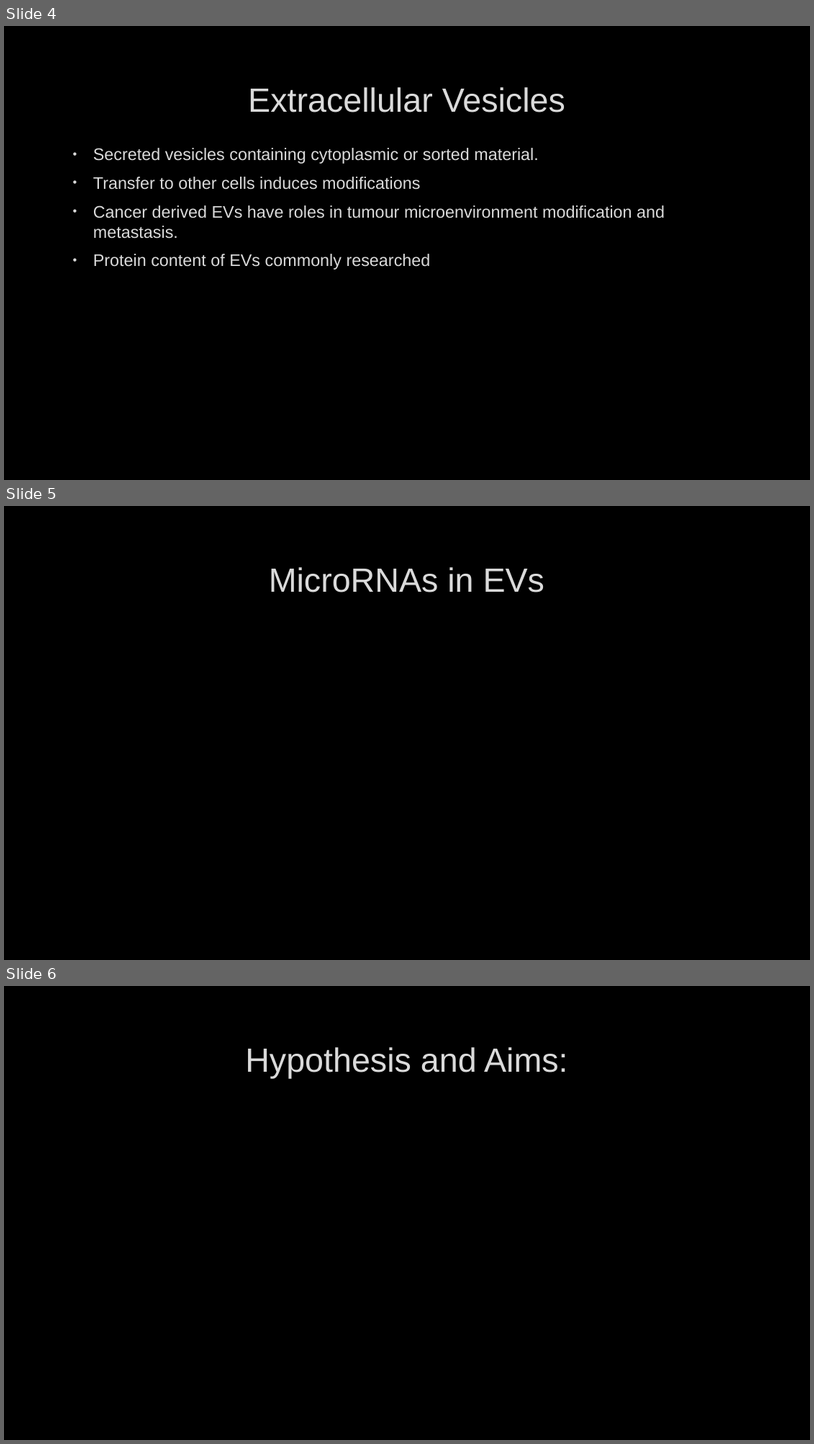
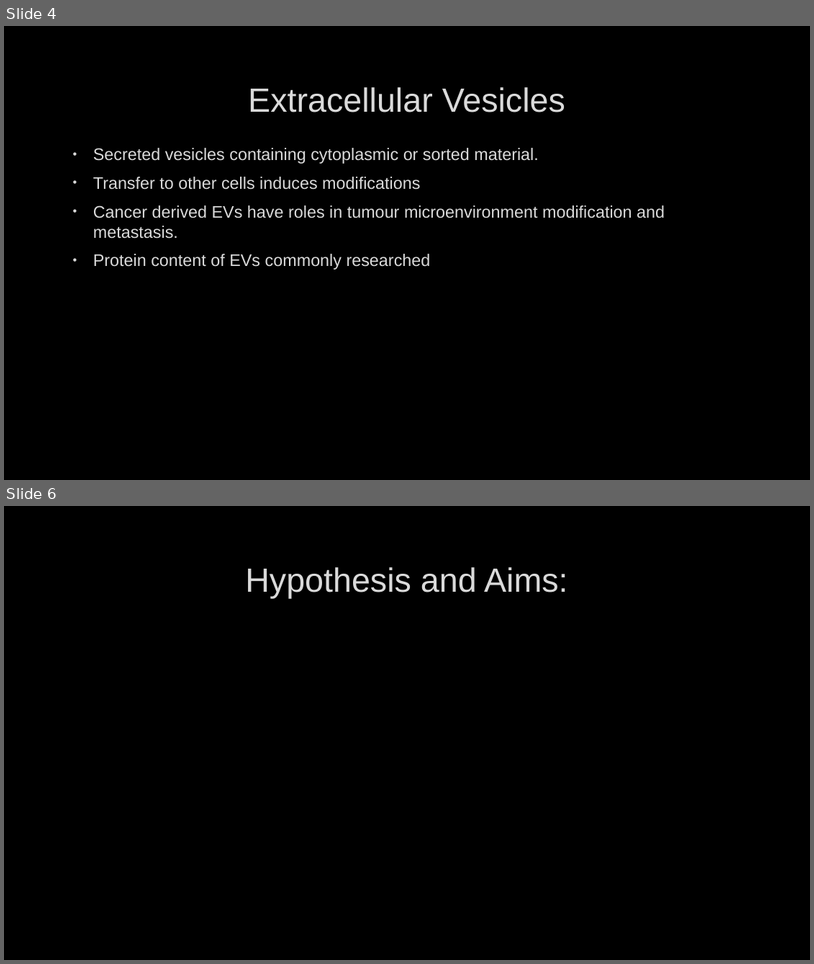
Before and after one commit to HarleyRobinson/Honours2, a slide deck: BackgroundInfo/CollCombBiol.pptx. Shown one above the other, each under a label of ours: slides 4, 5 and 6 before the commit, slides 4 and 6 after it; the slides between them are not shown. The pictures are 814x1444 and 814x964 pixels, drawn with LibreOffice and Linux fonts; fonts in the diff are those of the drawing; background and template pictures are left out. Boxes give left, top, right and bottom in pixels: in the first picture for what was removed or moved away, otherwise in the second. Text is boxed around its words. In the diff, an @@ line names an element or a change of style, - is before the commit and + after.

```diff
--- a/BackgroundInfo/CollCombBiol.pptx
+++ b/BackgroundInfo/CollCombBiol.pptx
@@ slide 5 removed at bbox=[4, 506, 810, 960], background picture (left out) @@
@@ title removed at bbox=[269, 567, 545, 592] @@
-MicroRNAs in EVs
```
Also in this commit, not shown: 8 slides added, 1 other slide removed, 1 other file.
